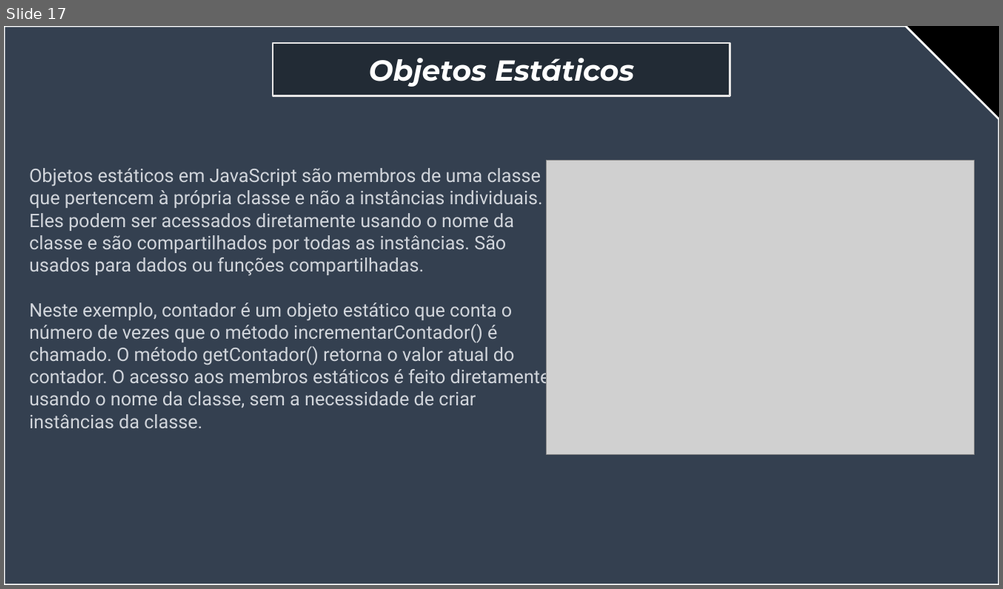
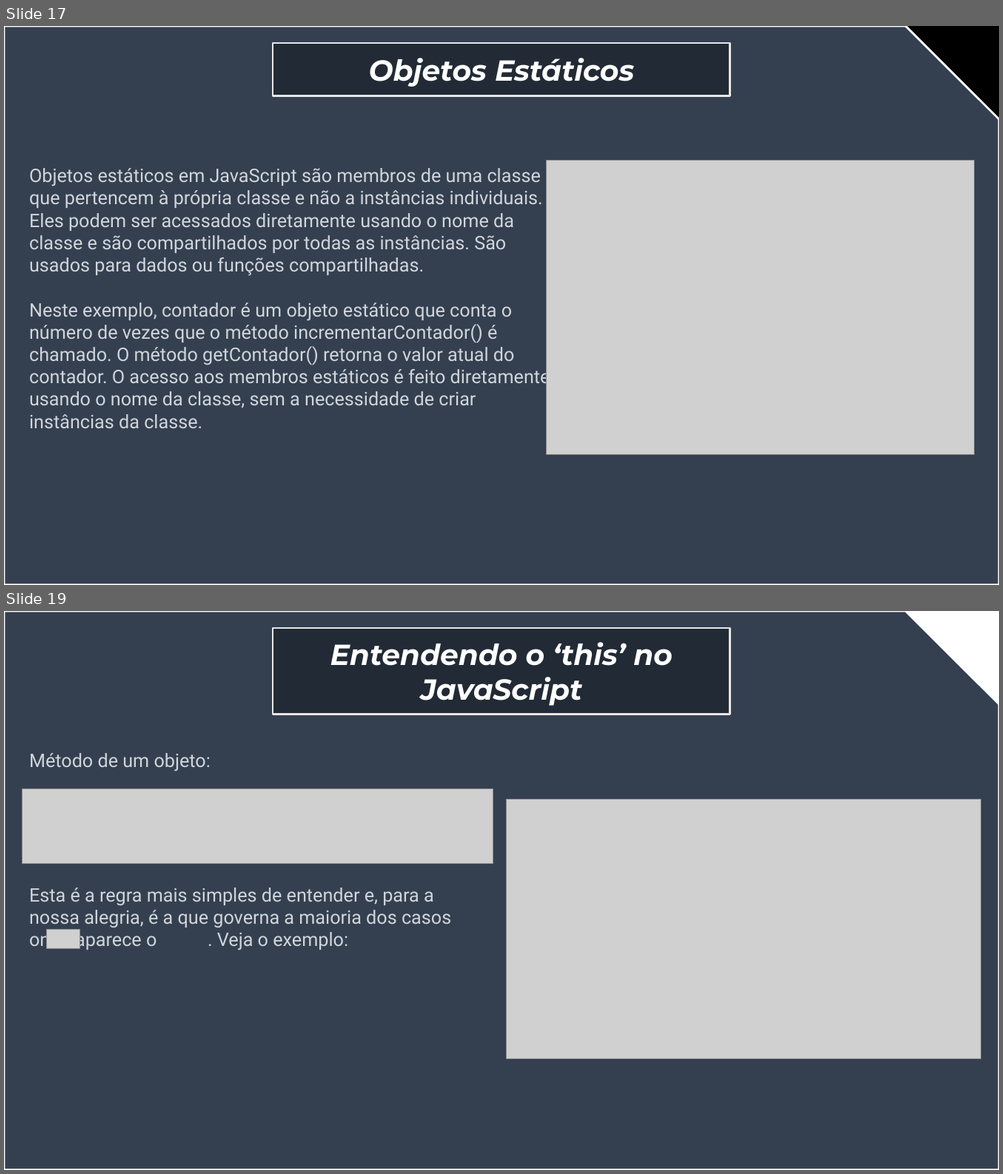
Before and after one commit to jorgevendramini/Aula_OOP, a slide deck: slide aula invertida atualizado(2).pptx. Shown one above the other, each under a label of ours: slide 17 before the commit, slides 17 and 19 after it; the slides between them are not shown. The pictures are 1003x589 and 1003x1174 pixels, drawn with LibreOffice and Linux fonts; fonts in the diff are those of the drawing; grey boxes stand for pictures. Boxes give left, top, right and bottom in pixels: in the first picture for what was removed or moved away, otherwise in the second. Text is boxed around its words. In the diff, an @@ line names an element or a change of style, - is before the commit and + after.

```diff
--- a/slide aula invertida atualizado(2).pptx
+++ b/slide aula invertida atualizado(2).pptx
@@ slide 19 added at (4, 611, 999, 1170), background #FFFFFF @@
@@ snip rect added at (4, 611, 999, 1170), fill #344050, outline #FFFFFF 2 pt @@
@@ rectangle added at (273, 628, 730, 715), fill #222B35, outline #E7E6E6 2 pt, 28 pt, text #FFFFFF, bold, italic @@
+Entendendo o ‘this’ no JavaScript
@@ text added at (29, 753, 451, 951), 18 pt, text #D1D5DB @@
+Método de um objeto:
+Esta é a regra mais simples de entender e, para a nossa alegria, é a que governa a maioria dos casos onde aparece o . Veja o exemplo:
@@ picture added at (22, 789, 492, 864) @@
@@ picture added at (506, 800, 981, 1059) @@
@@ picture added at (46, 930, 79, 949) @@
```
Also in this commit, not shown: 2 other slides added.
